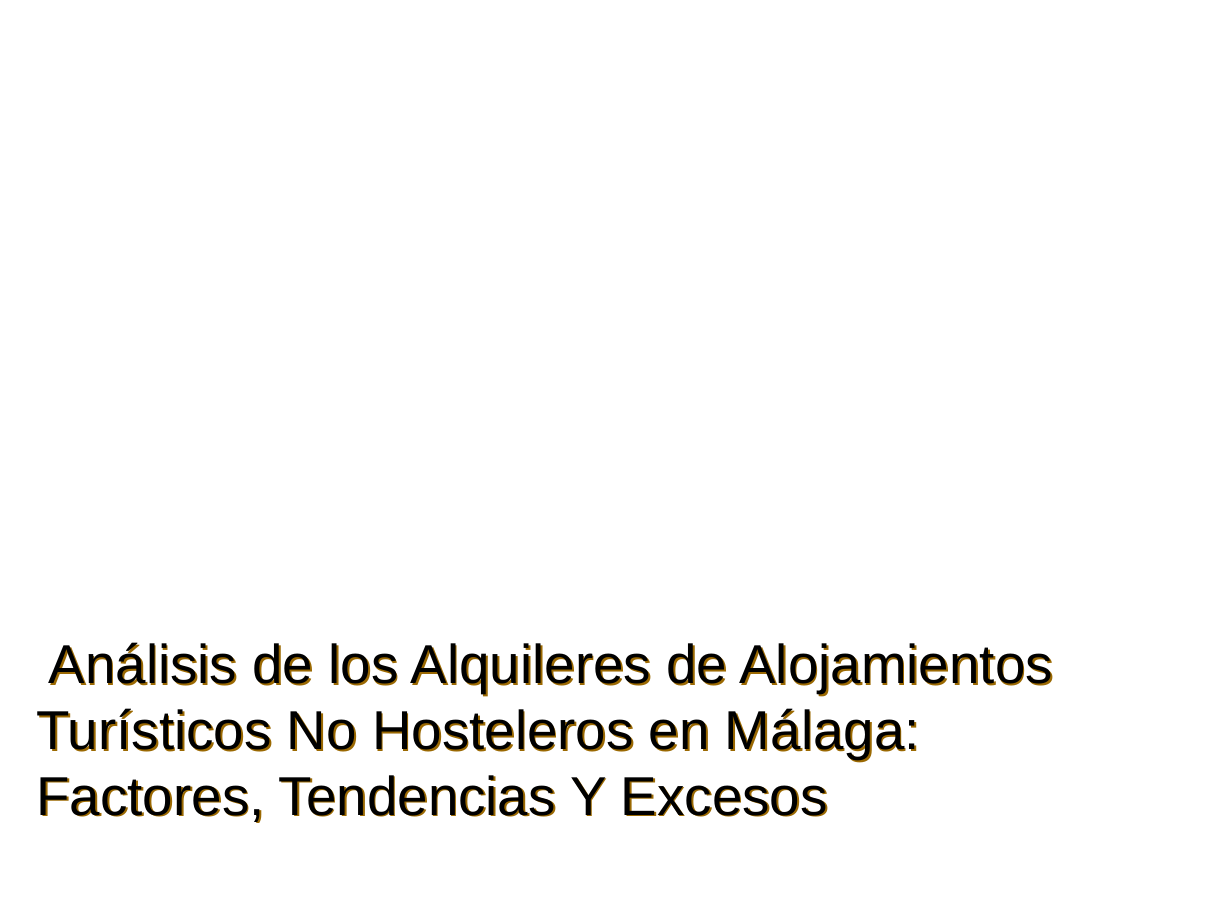
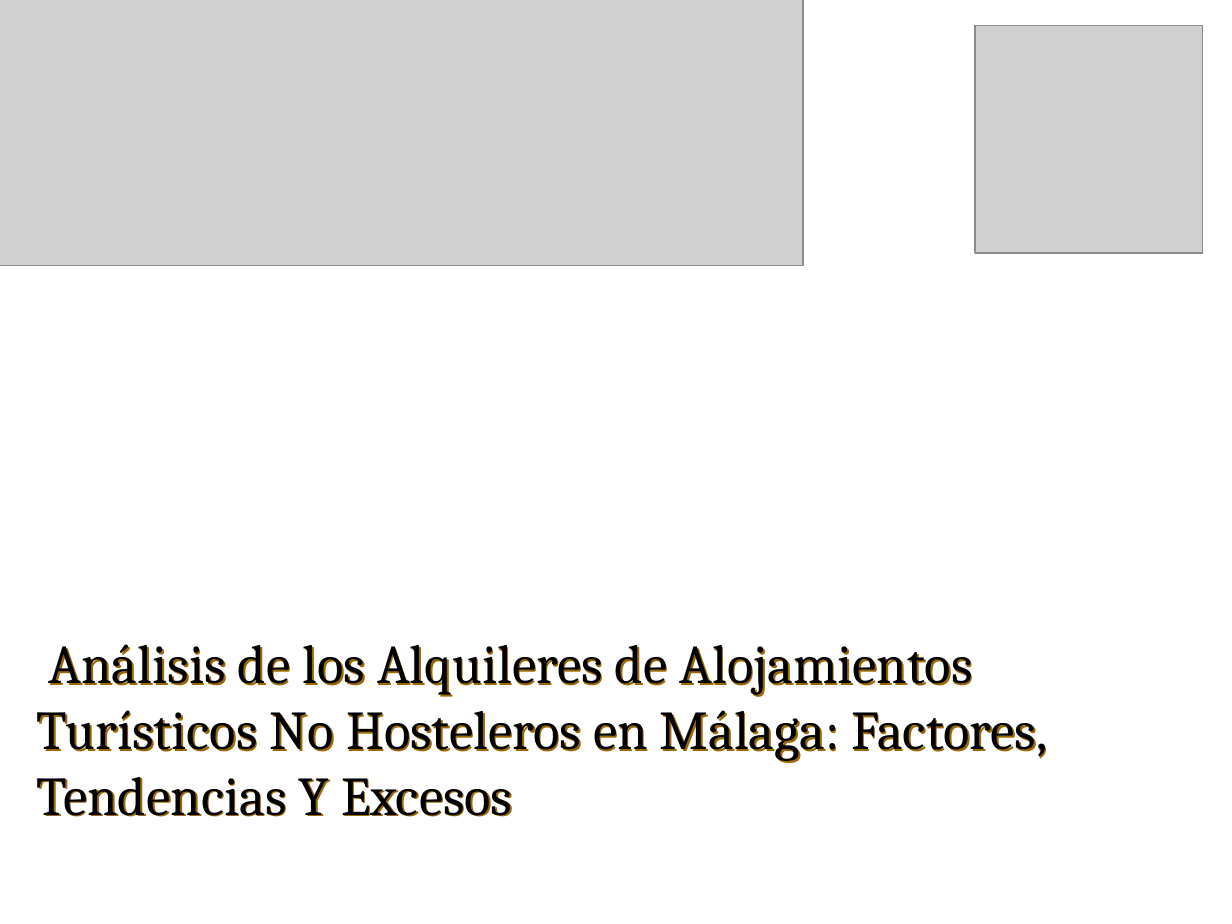
Before and after one commit to Joseluisvic/Trabajo-Final-De-M-ster, a slide deck: slide 1 of Presentación TFM.pptx. Drawn at 1232x924 pixels with LibreOffice and Linux fonts; fonts in the diff are those of the drawing; grey boxes stand for pictures; background and template pictures are left out. Boxes give left, top, right and bottom in pixels: in the first picture for what was removed or moved away, otherwise in the second. Text is boxed around its words. In the diff, an @@ line names an element or a change of style, - is before the commit and + after.

```diff
--- a/Presentación TFM.pptx
+++ b/Presentación TFM.pptx
@@ picture added at (0, 0, 803, 265) @@
@@ picture added at (975, 26, 1202, 254) @@
@@ title "Análisis de los Alquileres de ..." at (37, 644, 1047, 817): font Arial to Cambria @@
```
Also in this commit, not shown: 7 other slides changed, 9 slides added, 3 slides removed, 1 other file.
